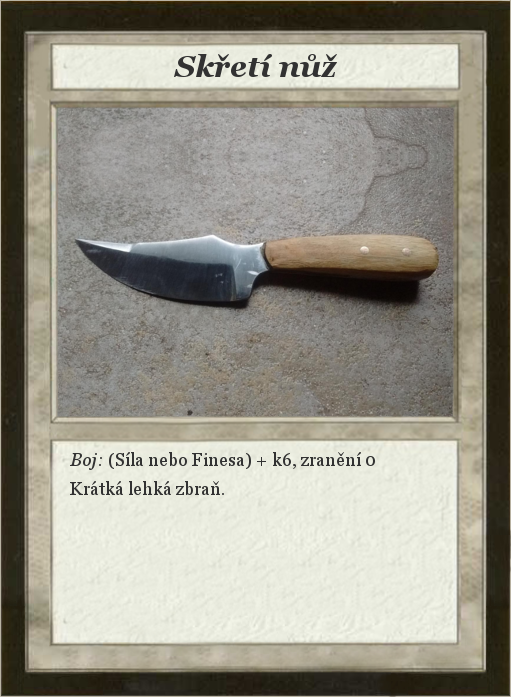
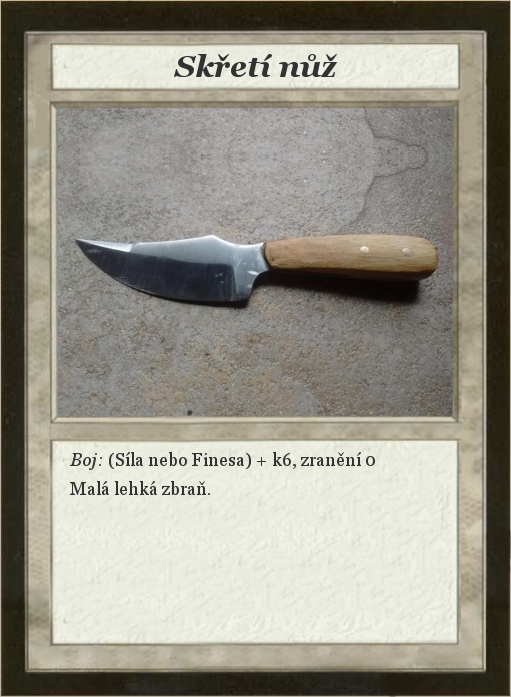
Layered file, before and after one edit (511px x 697px). Changes by layer:
painted on "Boj: (Síla nebo Finesa) + k6, ..." over [70, 481, 224, 495]
